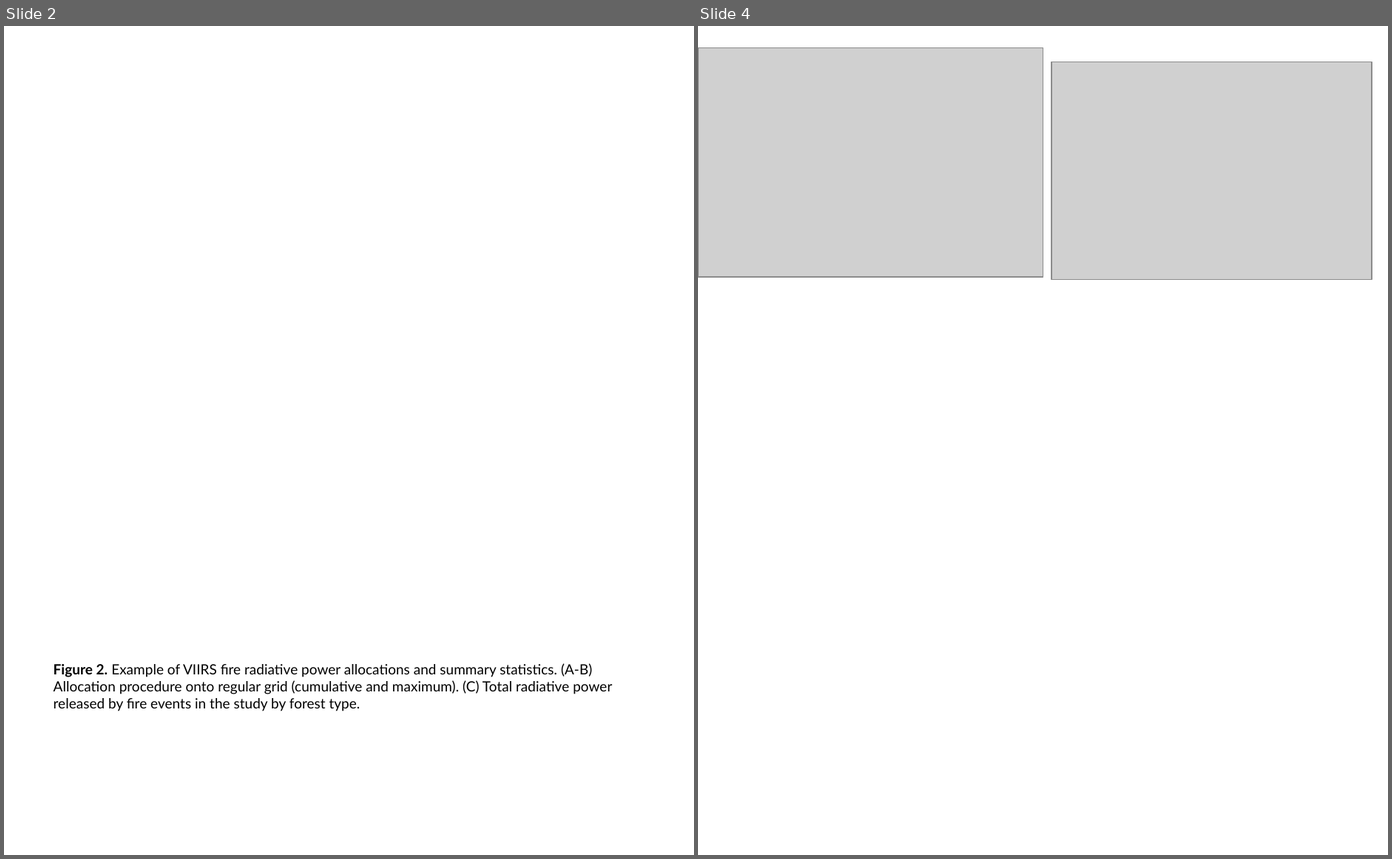
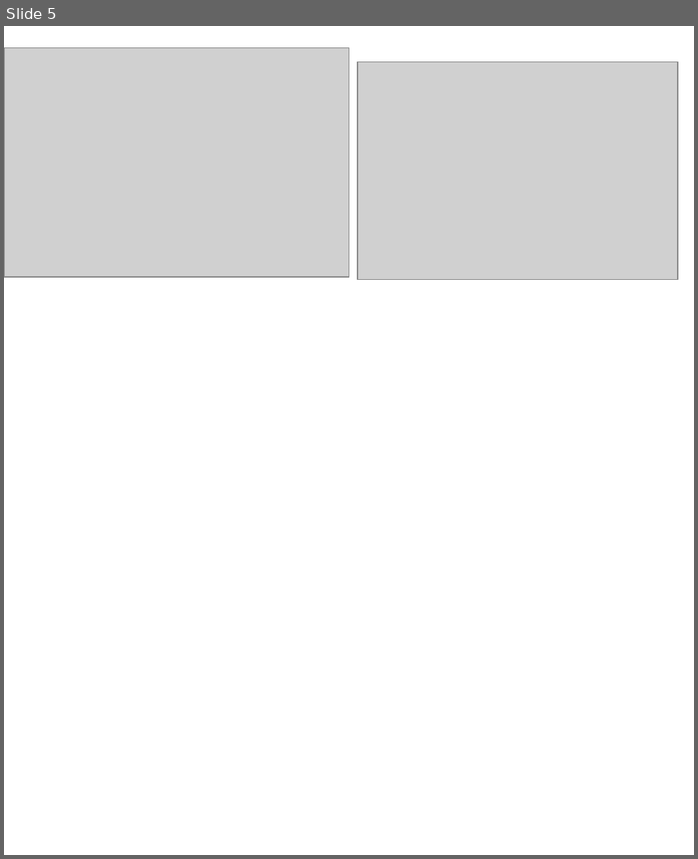
Before and after one commit to natshoff/aspen-fire-fork, a slide deck: Aim2/figures/figure_arrangement.pptx. Shown side by side, each under a label of ours: slides 2 and 4 before the commit, slide 5 after it; the slides between them are not shown. The pictures are 1392x859 and 698x859 pixels, drawn with LibreOffice and Linux fonts; fonts in the diff are those of the drawing; grey boxes stand for pictures. Boxes give left, top, right and bottom in pixels: in the first picture for what was removed or moved away, otherwise in the second. Text is boxed around its words. In the diff, an @@ line names an element or a change of style, - is before the commit and + after.

Commit message:
Updates to figures, model for co-occurrence

```diff
--- a/Aim2/figures/figure_arrangement.pptx
+++ b/Aim2/figures/figure_arrangement.pptx
@@ slide 2 removed at <box>4,26,694,855</box>, background #FFFFFF @@
@@ text removed at <box>54,663,612,711</box> @@
-Figure 2. Example of VIIRS fire radiative power allocations and summary statistics. (A-B) Allocation procedure onto regular grid (cumulative and maximum). (C) Total radiative power released by fire events in the study by forest type.
@@ what was slide 4 is now slide 5 @@
```
Also in this commit, not shown: 1 slide changed, 3 slides added, 1 other slide removed, 23 other files.
